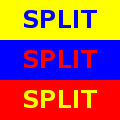
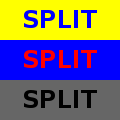
Two versions of the same layered image (120 x 120). Layer-by-layer changes:
moved "SPLIT #2" above "Background", painted on it over [24, 90, 97, 108]
painted on "Background" over [0, 80, 120, 120]
